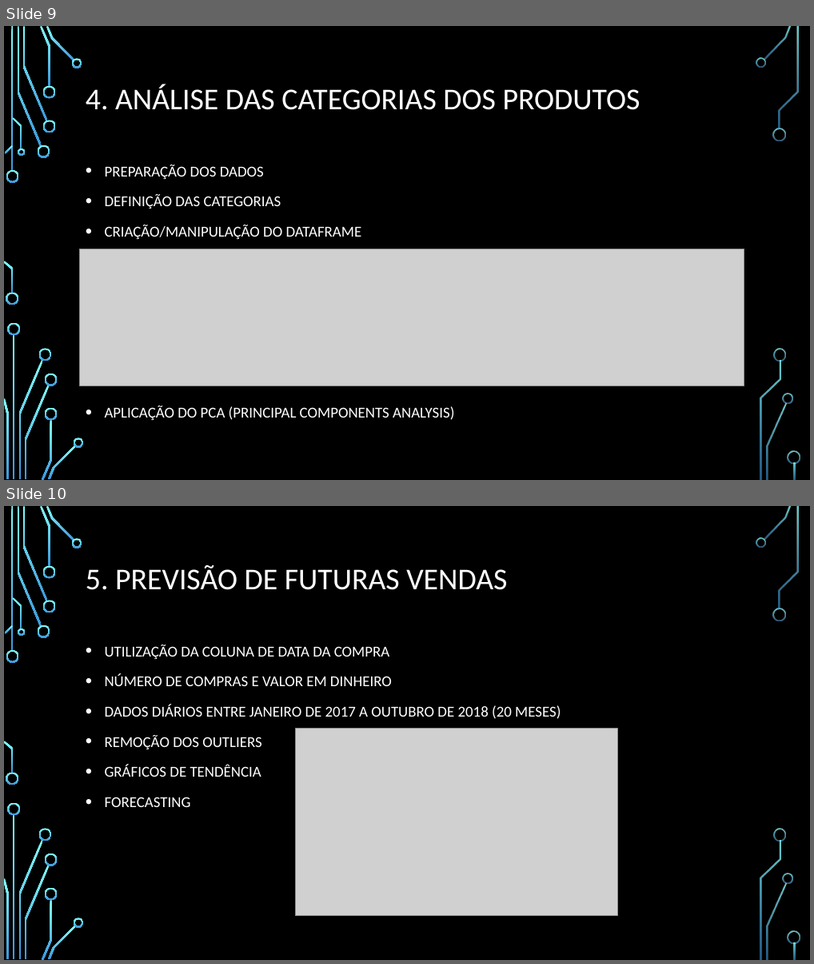
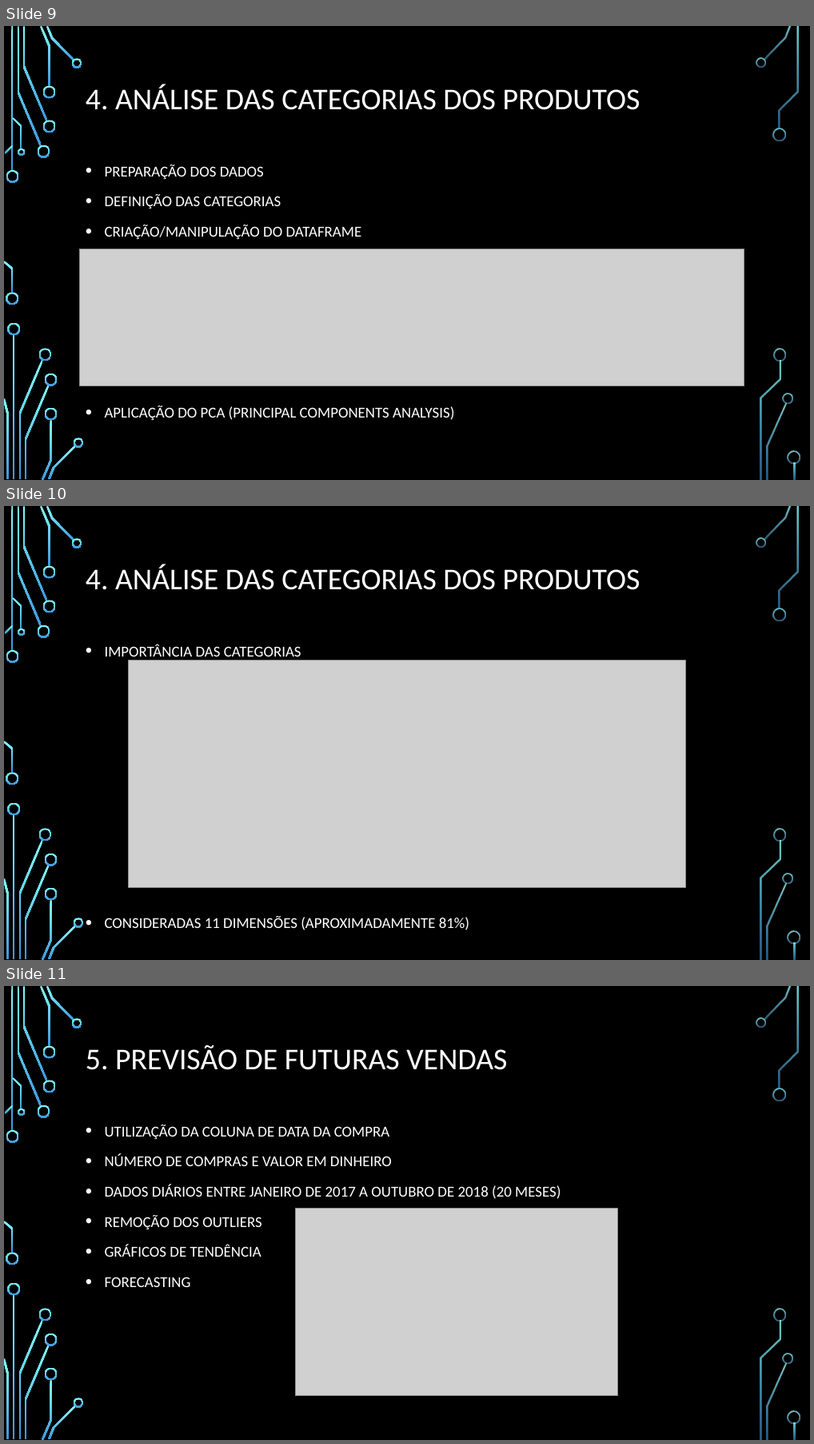
Before and after one commit to smalvar/olist-e-commerce, a slide deck: apresentacao/Apresentacao.pptx. Shown one above the other, each under a label of ours: slides 9 and 10 before the commit, slides 9, 10 and 11 after it. The pictures are 814x964 and 814x1444 pixels, drawn with LibreOffice and Linux fonts; fonts in the diff are those of the drawing; grey boxes stand for pictures; background and template pictures are left out. Boxes give left, top, right and bottom in pixels: in the first picture for what was removed or moved away, otherwise in the second. Text is boxed around its words. In the diff, an @@ line names an element or a change of style, - is before the commit and + after.

```diff
--- a/apresentacao/Apresentacao.pptx
+++ b/apresentacao/Apresentacao.pptx
@@ slide 10 added at box(4, 506, 810, 960), background picture (left out); not listed: 36 template elements that a slide beside it also shows @@
@@ title added at box(86, 564, 641, 590), 36 pt, text #FFFFFF @@
+4. ANÁLISE DAS CATEGORIAS DOS PRODUTOS
@@ text added at box(105, 644, 470, 930), 18 pt, text #FFFFFF @@
+• IMPORTÂNCIA DAS CATEGORIAS
+• CONSIDERADAS 11 DIMENSÕES (APROXIMADAMENTE 81%)
@@ picture added at box(128, 660, 686, 887) @@
@@ what was slide 10 is now slide 11 @@
```
Also in this commit, not shown: 1 slide changed.
